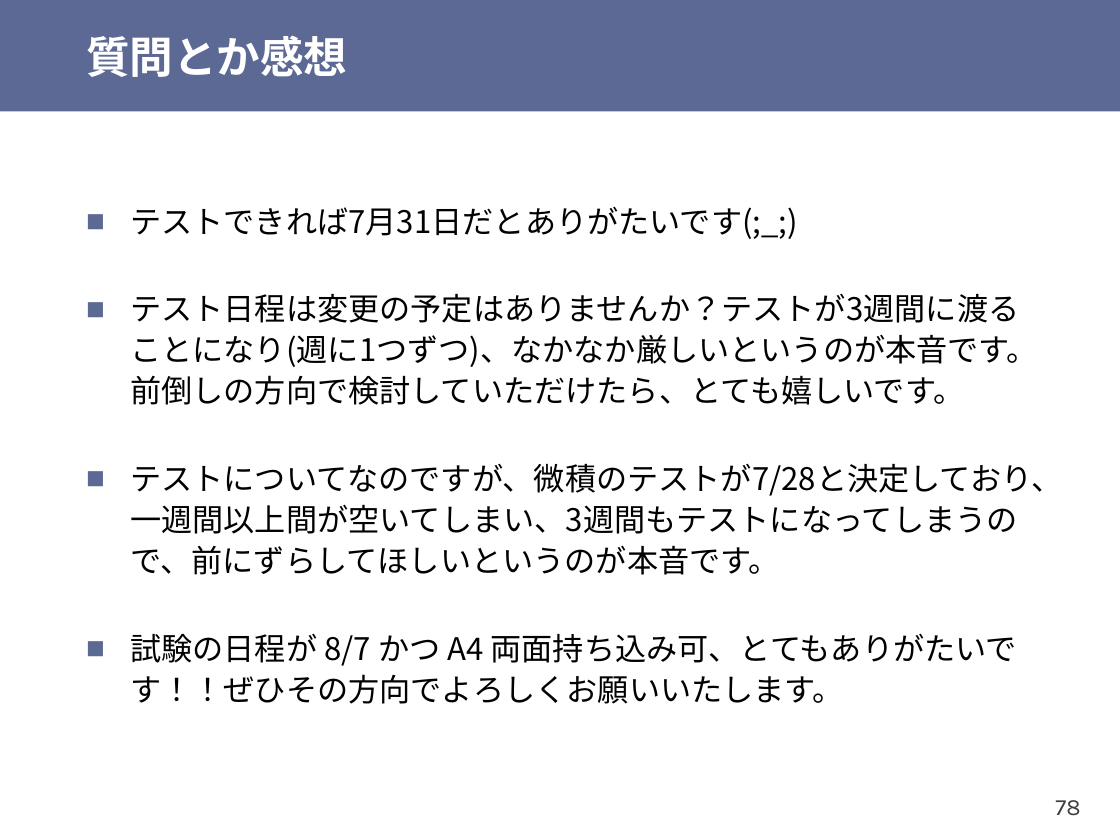
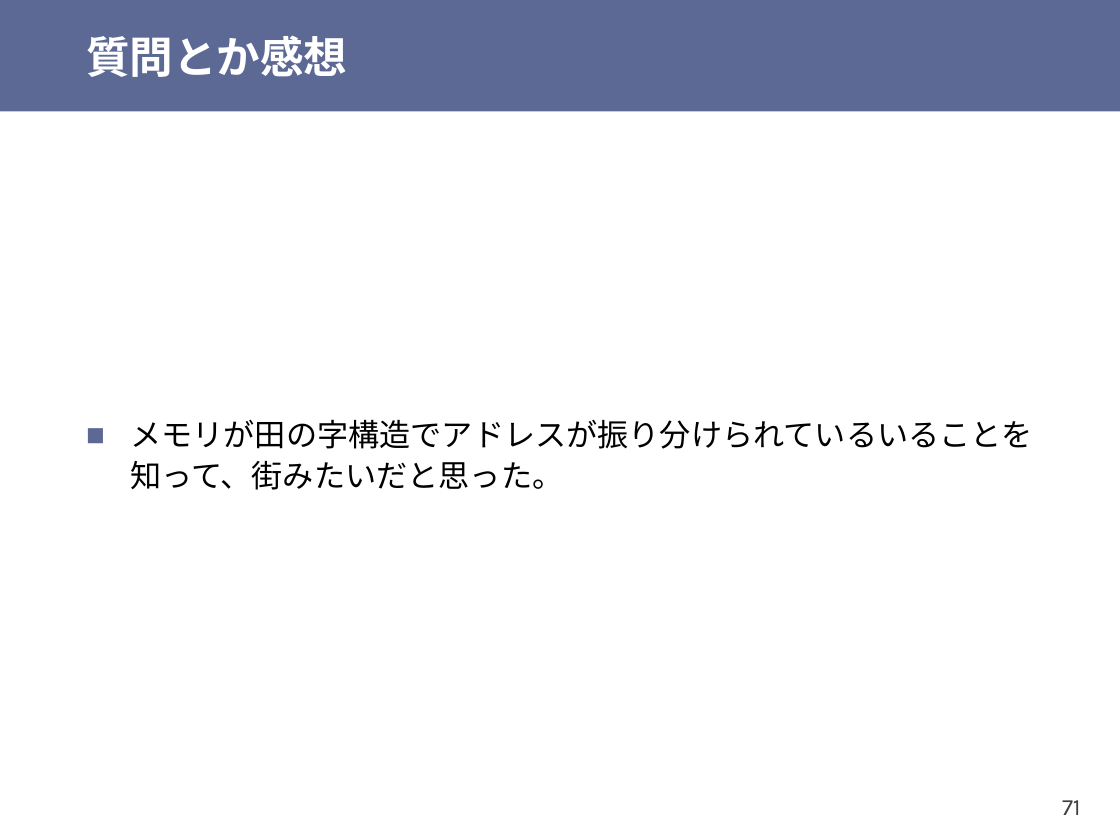
Before and after one commit to shioyadan/otya-computer-architecture-i, a slide deck: slide 71 of cai-shioya-10.pptx (slide 78 before the commit). Drawn at 1120x840 pixels with LibreOffice and Linux fonts; fonts in the diff are those of the drawing. Boxes give left, top, right and bottom in pixels: in the first picture for what was removed or moved away, otherwise in the second. Text is boxed around its words. In the diff, an @@ line names an element or a change of style, - is before the commit and + after.

```diff
--- a/cai-shioya-10.pptx
+++ b/cai-shioya-10.pptx
@@ text at box(130, 419, 1033, 490): text changed @@
-■ テストできれば7月31日だとありがたいです(;_;)
-■ テスト日程は変更の予定はありませんか？テストが3週間に渡ることになり(週に1つずつ)、なかなか厳しいというのが本音です。前倒しの方向で検討していただけたら、とても嬉しいです。
-■ テストについてなのですが、微積のテストが7/28と決定しており、一週間以上間が空いてしまい、3週間もテストになってしまうので、前にずらしてほしいというのが本音です。
-■ 試験の日程が 8/7 かつ A4 両面持ち込み可、とてもありがたいです！！ぜひその方向でよろしくお願いいたします。
+■ メモリが田の字構造でアドレスが振り分けられているいることを知って、街みたいだと思った。
@@ page number at box(1062, 800, 1081, 815): text changed @@
-78
+71
```
Also in this commit, not shown: 25 other slides changed, 2 slides added, 25 slides removed, 1 other file.
